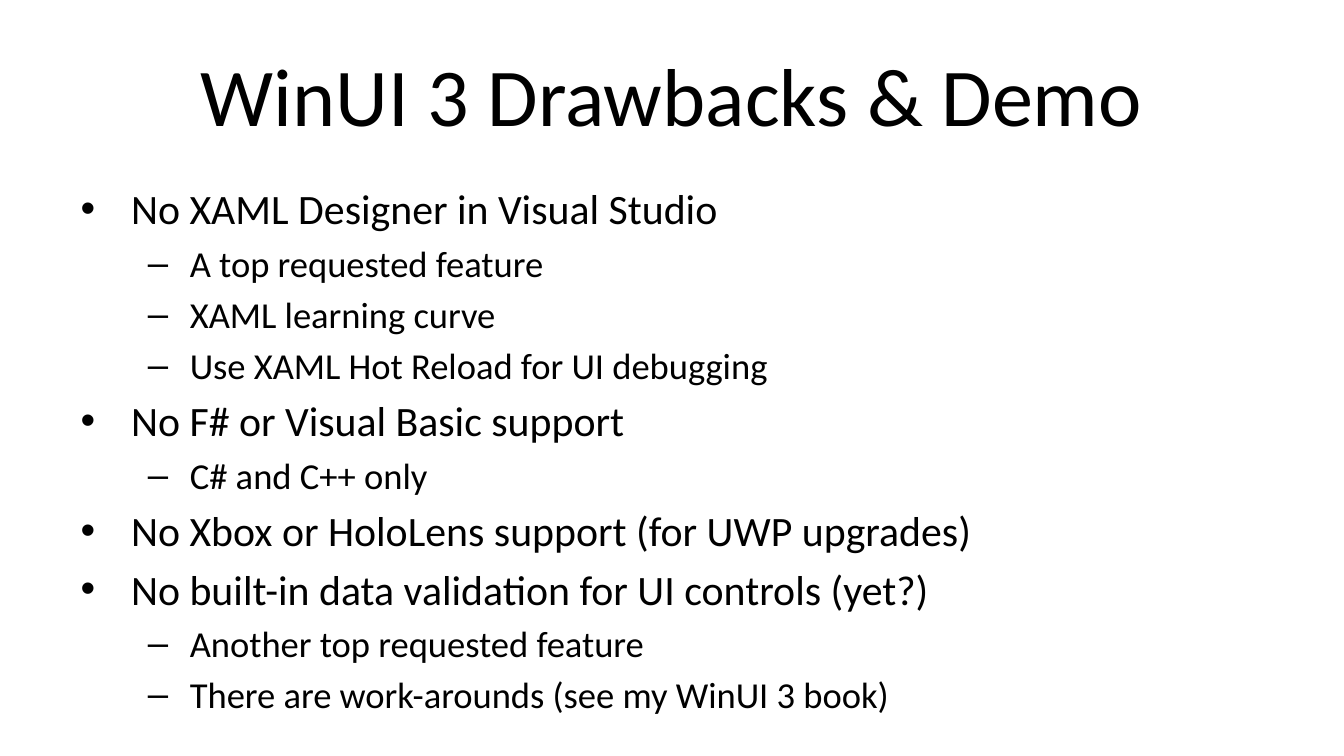
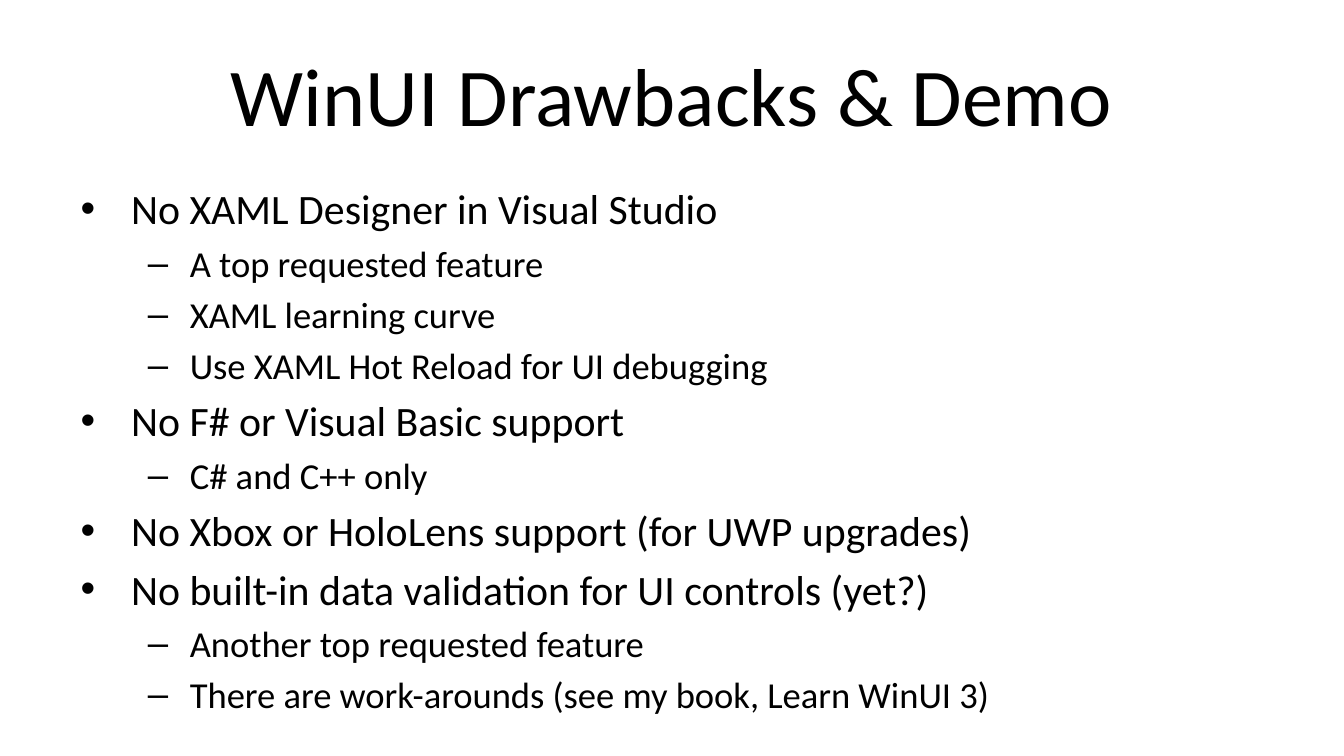
Before and after one commit to alvinashcraft/speaking, a slide deck: slide 15 of 2024/0430_VSLiveChicago/WindowsDev/VSLCH24_Building a Native App for Windows_AlvinAshcraft.pptx. Drawn at 1344x756 pixels with LibreOffice and Linux fonts; fonts in the diff are those of the drawing; background and template pictures are left out. Boxes give left, top, right and bottom in pixels: in the first picture for what was removed or moved away, otherwise in the second. Text is boxed around its words. In the diff, an @@ line names an element or a change of style, - is before the commit and + after.

```diff
--- a/2024/0430_VSLiveChicago/WindowsDev/VSLCH24_Building a Native App for Windows_AlvinAshcraft.pptx
+++ b/2024/0430_VSLiveChicago/WindowsDev/VSLCH24_Building a Native App for Windows_AlvinAshcraft.pptx
@@ title at (x1=231, y1=69, x2=1112, y2=127): text changed @@
-WinUI 3 Drawbacks & Demo
+WinUI Drawbacks & Demo
@@ text at (x1=190, y1=681, x2=989, y2=714): text changed @@
-  – There are work-arounds (see my WinUI 3 book)
+  – There are work-arounds (see my book, Learn WinUI 3)
```
Also in this commit, not shown: 3 other slides changed, 1 other file.
